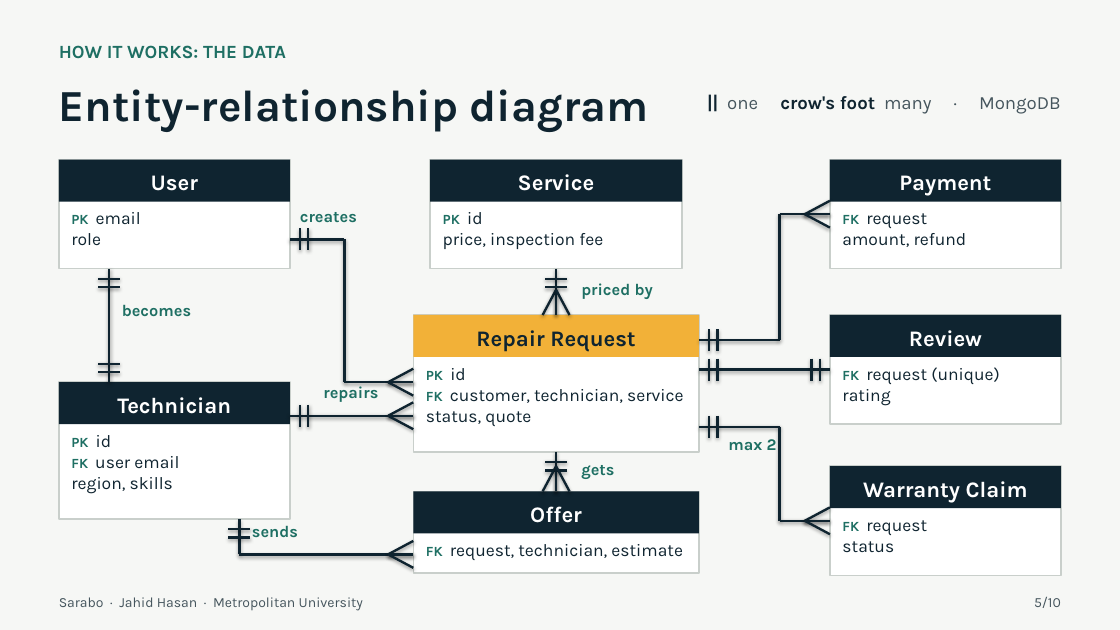
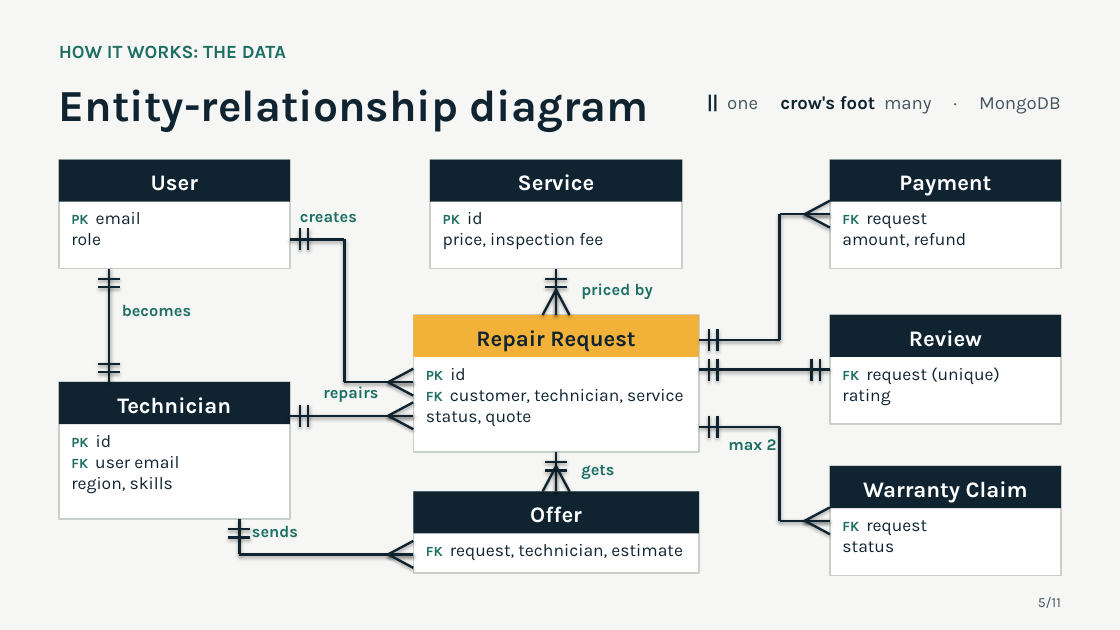
Before and after one commit to jahidjubaer/sarabo-doc, a slide deck: slide 5 of presentation/Sarabo_Presentation.pptx. Drawn at 1120x630 pixels with LibreOffice and Linux fonts; fonts in the diff are those of the drawing. Boxes give left, top, right and bottom in pixels: in the first picture for what was removed or moved away, otherwise in the second. Text is boxed around its words. In the diff, an @@ line names an element or a change of style, - is before the commit and + after.

Commit message:
docs: API call section in viva Q&A; light title slide, footer text removed, separate thank-you slide

```diff
--- a/presentation/Sarabo_Presentation.pptx
+++ b/presentation/Sarabo_Presentation.pptx
@@ text removed at (59,597,363,611) @@
-Sarabo · Jahid Hasan · Metropolitan University
@@ text at (1038,597,1061,608): text changed @@
-5/10
+5/11
```
Also in this commit, not shown: 9 other slides changed, 1 slide added, 5 other files.
